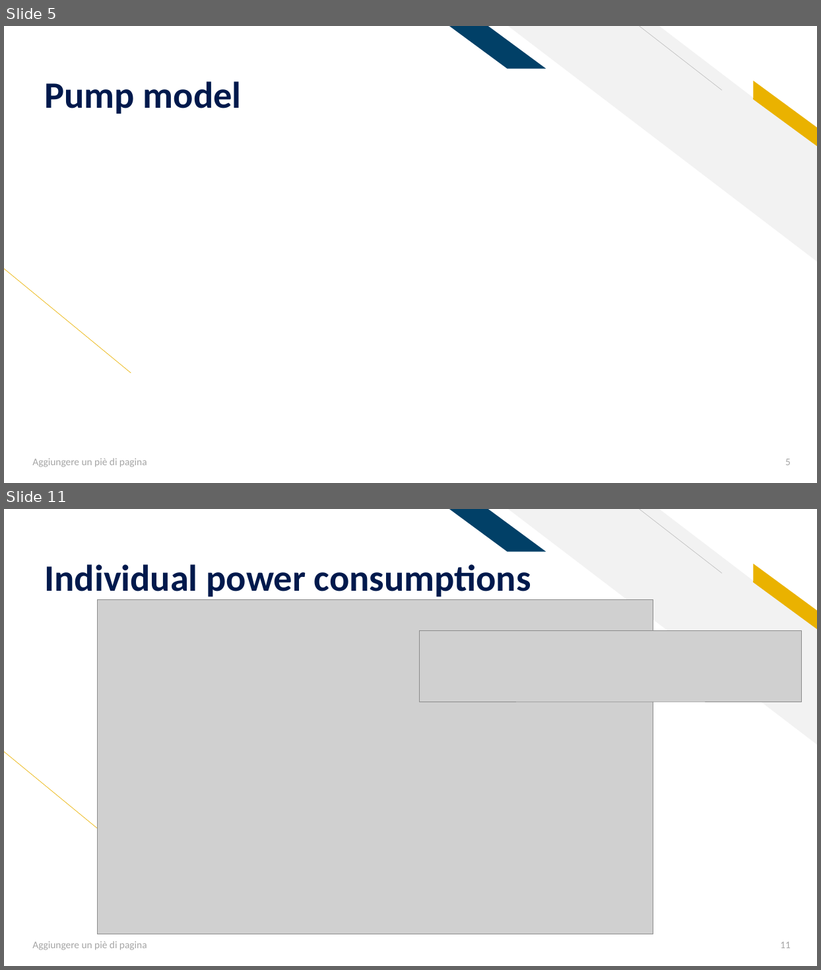
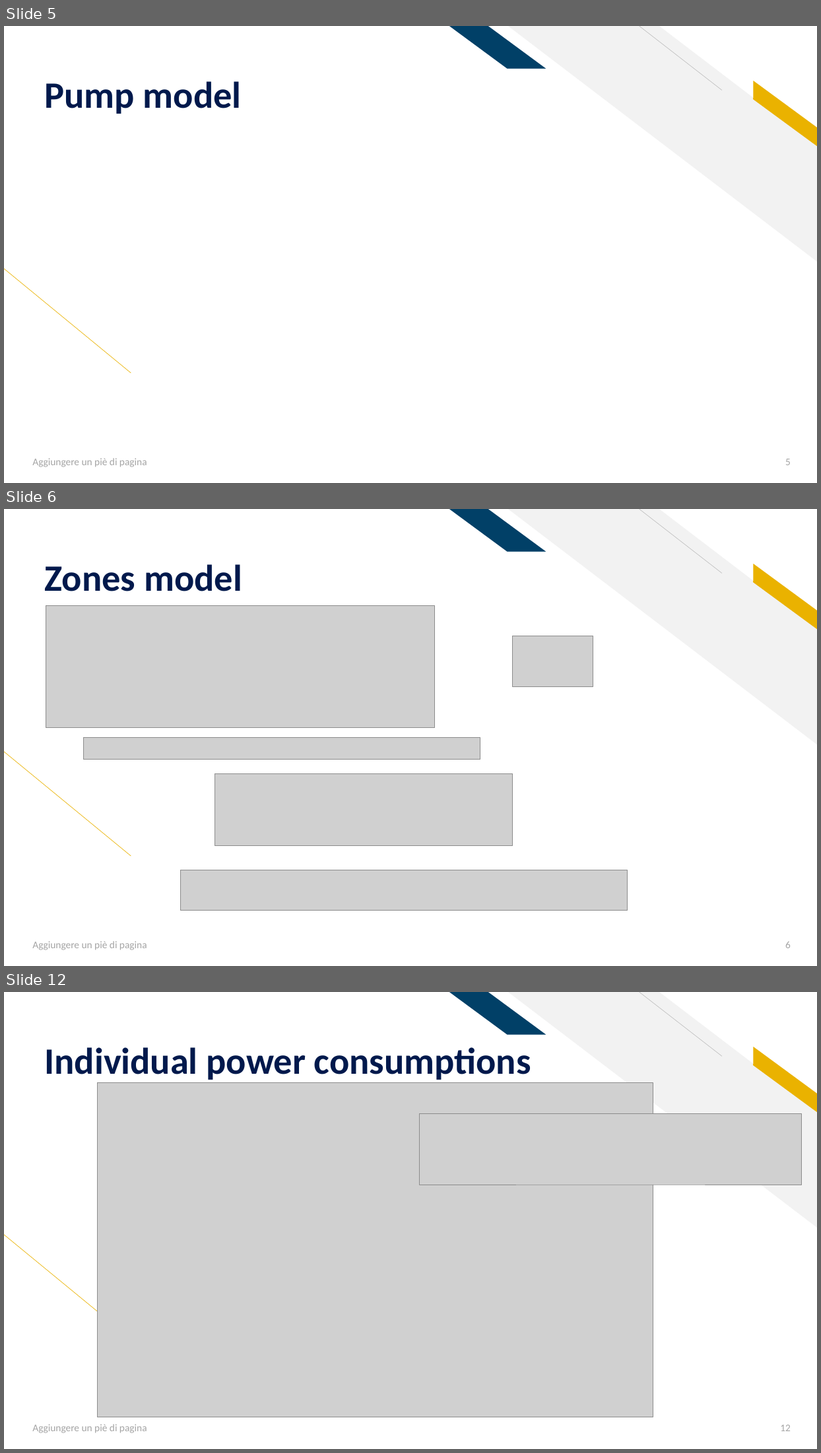
Before and after one commit to AleFire99/AES-git-repo, a slide deck: Aes_Project_2021_2022 Fire.pptx. Shown one above the other, each under a label of ours: slides 5 and 11 before the commit, slides 5, 6 and 12 after it; the slides between them are not shown. The pictures are 821x970 and 821x1453 pixels, drawn with LibreOffice and Linux fonts; fonts in the diff are those of the drawing; grey boxes stand for pictures. Boxes give left, top, right and bottom in pixels: in the first picture for what was removed or moved away, otherwise in the second. Text is boxed around its words. In the diff, an @@ line names an element or a change of style, - is before the commit and + after.

Commit message:
Modified powers in Model 1, added modifications in my powerpoint (WIP).

```diff
--- a/Aes_Project_2021_2022 Fire.pptx
+++ b/Aes_Project_2021_2022 Fire.pptx
@@ slide 6 added at <box>4,509,817,966</box>, background #FFFFFF; not listed: 5 template elements that a slide beside it also shows @@
@@ title added at <box>45,564,242,591</box>, 44 pt, text #00194C, bold @@
+Zones model
@@ picture added at <box>46,606,435,728</box> @@
@@ picture added at <box>513,636,593,687</box> @@
@@ picture added at <box>84,738,481,760</box> @@
@@ picture added at <box>215,774,514,846</box> @@
@@ picture added at <box>180,870,628,910</box> @@
@@ text added at <box>32,941,147,951</box>, 12 pt, text #A5A5A5 @@
+Aggiungere un piè di pagina
@@ page number added at <box>785,942,791,949</box>, 12 pt, text #A5A5A5 @@
+6
@@ what was slide 11 is now slide 12 @@
@@ page number at <box>780,1425,791,1432</box>: text changed @@
-11
+12
```
Also in this commit, not shown: 5 slides changed, 1 other file.
